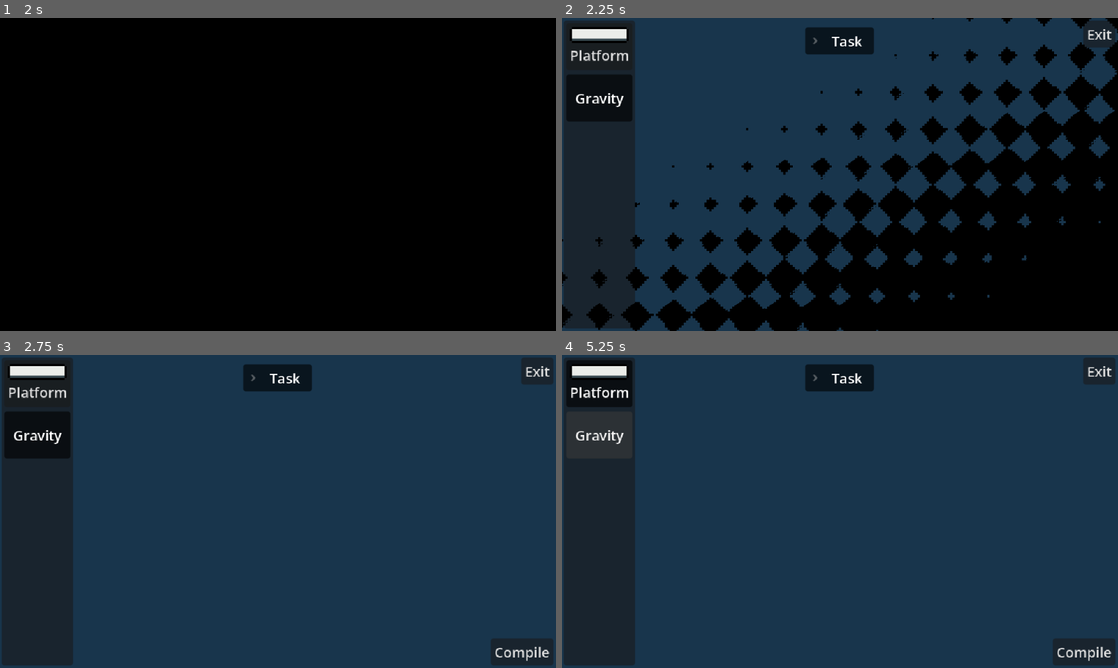
Above: before the commit, frames 1-4 (two rows, left to right).
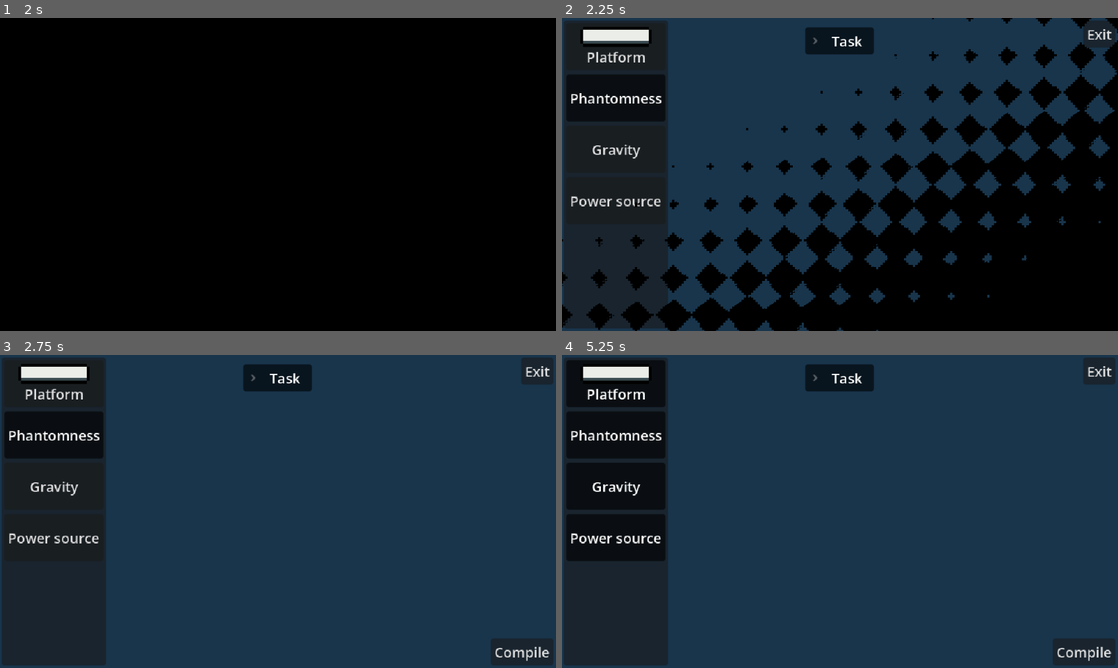
Above: after the commit, the same moments.

Repository: Chebrbober/nightmare-protocol
Game: Godot game, scene res://scenes/main_menu.tscn
Two runs of this game, one before a commit and one after it. Both use one fixed random seed, a clock stepped at 60 frames per second and the inputs below.
Inputs (mouse positions are in pixels of both pictures, inside the frame that each line leads up to):
- Up to frame 1 (2 s): click "Start" at 0.5 s; click "Start" at 1.25 s
- Up to frame 2 (2.25 s): click (617, 99) at 2 s, where only the run after the commit has a clickable "Phantomness"
- Up to frame 3 (2.75 s): no input
- Up to frame 4 (5.25 s): click (617, 536) at 2.75 s, where only the run after the commit has a clickable "Power source"; click "Compile" at 3.5 s; click "Platform" at 4.25 s; click "Gravity" at 5 s

Frame 1 is identical in both runs. In frame 2, 6.6% of the frame differs, in the area x 1-19%, y 0-100%; in frame 3, 7.0%; in frame 4, 12%, in the area x 0-19%, y 0-100%.

Commit message:
Make a new property called phantomness (also power source). Fix position updating in conneciton point

Diff:
--- /dev/null
+++ b/resources/properties/phantomness.tres
@@ -0,0 +1,12 @@
+[gd_resource type="Resource" script_class="PropertyData" format=3 uid="uid://bq5c5ijo3nbas"]
+
+[ext_resource type="Script" uid="uid://cp7wca5f4xk3p" path="res://scripts/property_scripts/phantomness.gd" id="1_8p8sl"]
+[ext_resource type="Script" uid="uid://bs6rks3lfl0jy" path="res://scripts/property_data.gd" id="1_e7t0u"]
+
+[resource]
+script = ExtResource("1_e7t0u")
+logic = ExtResource("1_8p8sl")
+action_tags = Array[String](["phantomness"])
+name = "Phantomness"
+description = "Make something unable to collide and a bit hard to see."
+metadata/_custom_type_script = "uid://bs6rks3lfl0jy"
--- /dev/null
+++ b/resources/properties/power_source.tres
@@ -0,0 +1,14 @@
+[gd_resource type="Resource" script_class="PropertyData" format=3 uid="uid://btogooagq0h3w"]
+
+[ext_resource type="Script" uid="uid://bs6rks3lfl0jy" path="res://scripts/property_data.gd" id="1_arqje"]
+[ext_resource type="Script" uid="uid://m4y327wivsy4" path="res://scripts/property_scripts/power_source.gd" id="1_ehtw0"]
+
+[resource]
+script = ExtResource("1_arqje")
+logic = ExtResource("1_ehtw0")
+compatible_tags = Array[String](["metal", "electricity"])
+incompatible_tags = Array[String](["organic"])
+action_tags = Array[String](["electric"])
+name = "Power source"
+description = "Apply some voltage to the object"
+metadata/_custom_type_script = "uid://bs6rks3lfl0jy"
--- a/scenes/object.tscn
+++ b/scenes/object.tscn
@@ -4,8 +4,9 @@
 
 [node name="Object" type="RigidBody2D" unique_id=1419311971]
 physics_interpolation_mode = 2
-collision_mask = 3
+collision_layer = 2
 input_pickable = true
+gravity_scale = 0.0
 script = ExtResource("1_pkda2")
 
 [node name="CollisionShape2D" type="CollisionShape2D" parent="." unique_id=1391266453]
--- a/scenes/property.tscn
+++ b/scenes/property.tscn
@@ -48,3 +48,4 @@
 
 [connection signal="item_rect_changed" from="." to="ConnectionPoint" method="update_point_pos"]
 [connection signal="item_rect_changed" from="FoldableContainer" to="ConnectionPoint" method="update_point_pos"]
+[connection signal="visibility_changed" from="FoldableContainer/ScrollContainer" to="ConnectionPoint" method="update_point_pos"]
--- /dev/null
+++ b/scripts/property_scripts/phantomness.gd
@@ -0,0 +1,11 @@
+extends Node
+
+@export var label: String = "Nothing to edit..."
+
+
+func _ready() -> void:
+	var body = get_parent()
+	if body and body is RigidBody2D:
+		body.modulate = Color(1, 1, 1, 0.5)
+		body.collision_layer = 0
+		body.collision_mask = 0
Not shown, added: scripts/property_scripts/phantomness.gd.uid
